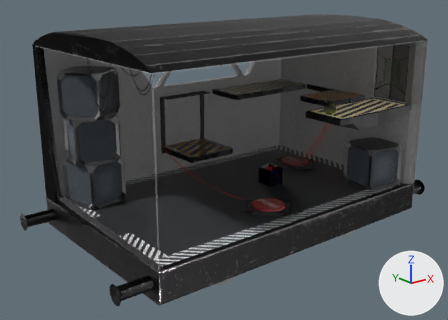
A saved change to the OBJ model res/models/Levels/3/level3.obj.
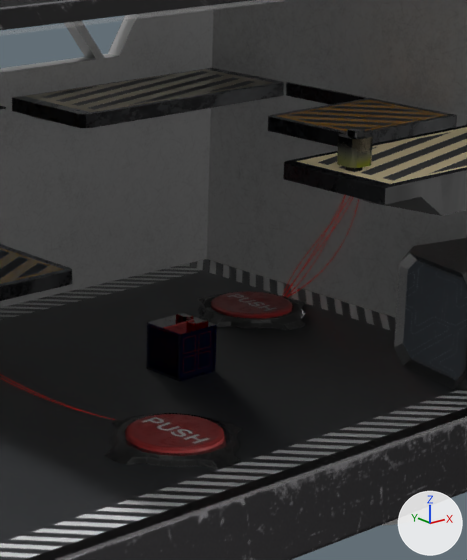
Old and new are each drawn whole from a 50 mm camera at (-12.15, -17.24, 7.79) aimed at (0.9, -0.93, 1.27) and again close up on the part from 46% to 82% of the width and 17% to 78% of the height. The axes (+X, +Y, +Z) are drawn at lower right. The lights are the same throughout. Where no turn or scale is listed for an object, it has been applied to the vertices. Vertices at the same position are counted once.

The first close-up shows 'B_01_preasure_plate_1', 'C_01_preasure_plate_decoration_1', 'E_box_1', 'F_floor_1', 'M_02_question_platform_2', 'R_roof_1', 'S_corner_platform_1', 'S_door_platform_1', 'W_back_wall_1', 'W_right_wall_down_1', 'W_right_wall_left_1', 'Y_decoBox1_4'.
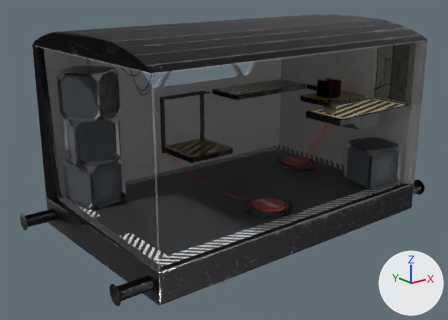
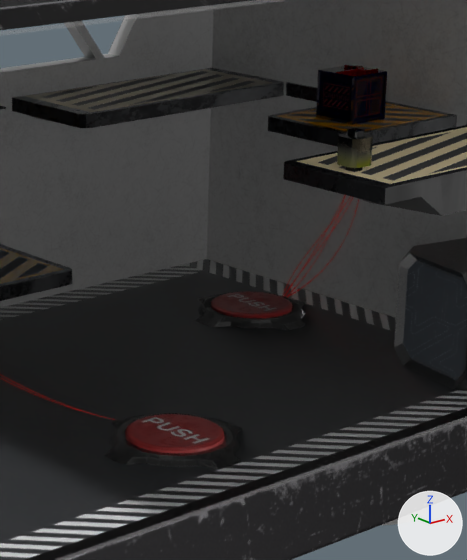
Commit message: box on level3 in diffrent position

Changed parts and their boxes (x1, y1, x2, y2) in the close-ups (467 x 560 px):
'E_box_1', mesh moved: before (146, 313, 217, 381); after (316, 65, 387, 125)

What the commit changed:
me_e_box_1 has 106 vertices, 94 faces, 1 loose edge and spans x 2.5..3.122, y -1.6..-0.978, z 0.094..0.744.
me_e_box_1 is used by ob_e_box_1; location (0.0, 0.0, 0.0).
me_e_box_1 part 1: the whole mesh is moved by (2.578, -0.342, 2.985).
